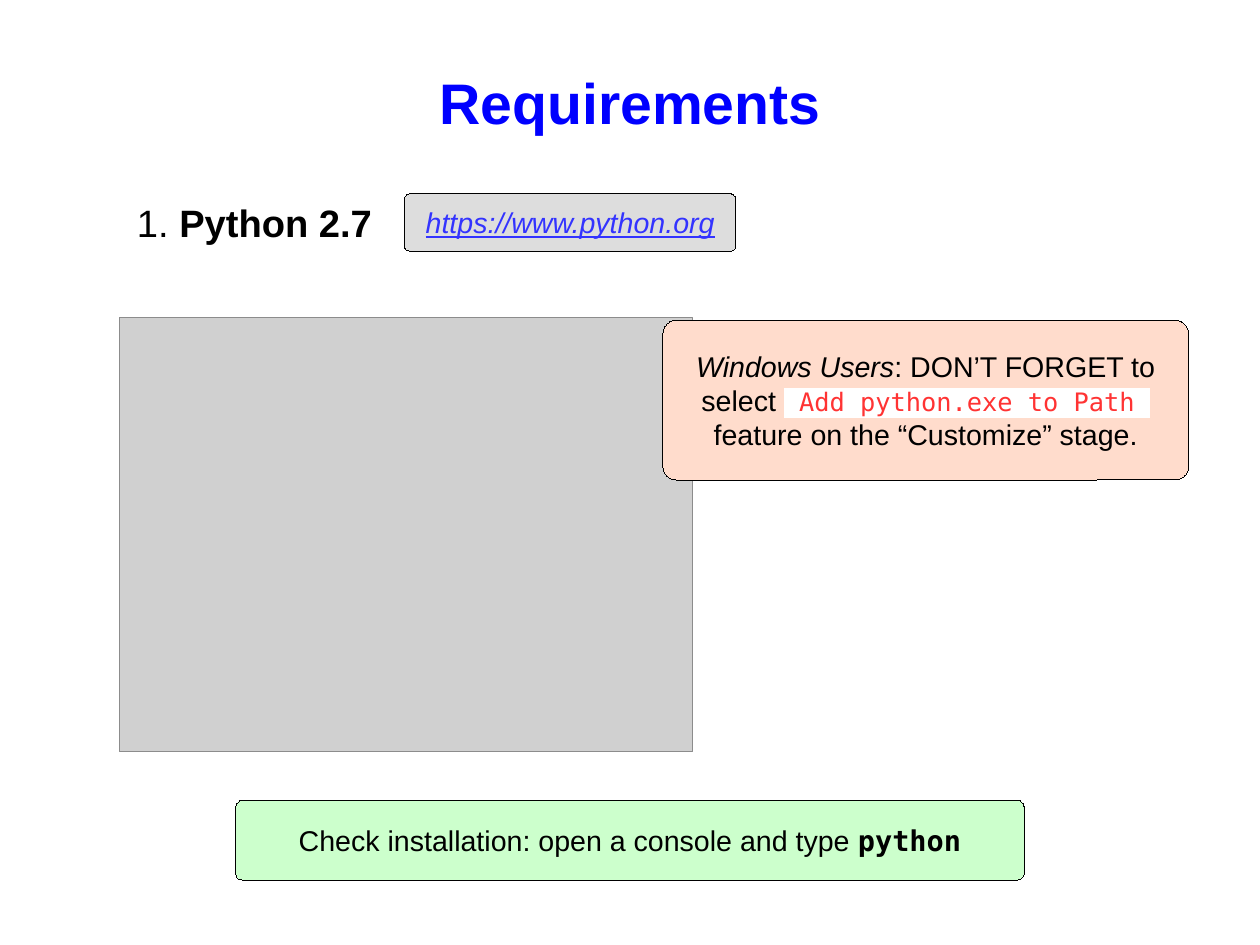
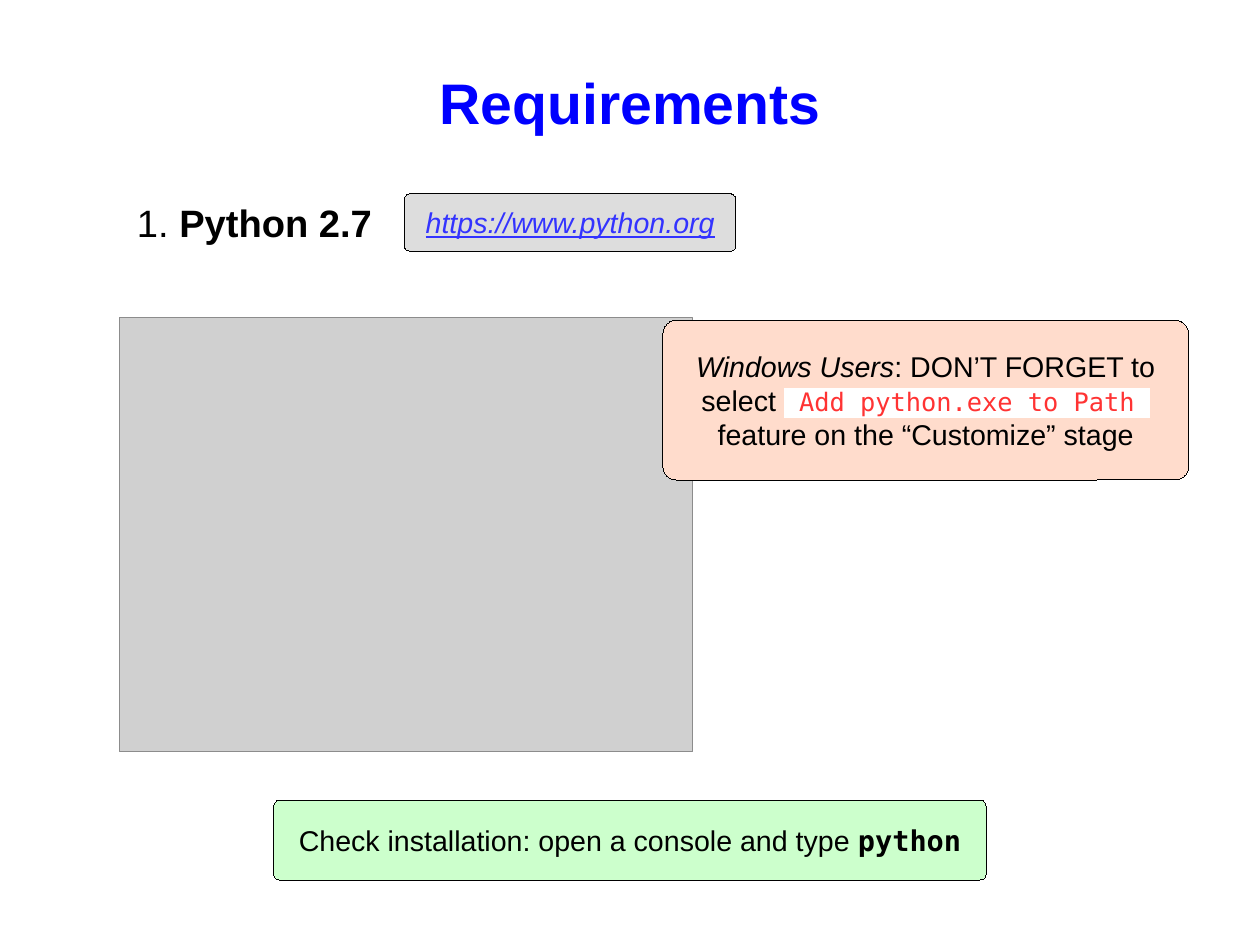
Before and after one commit to FPGAwars/workshops, a slide deck: slide 6 of 2016-11-05-OSHWDem16/presentation/slides.odp. Drawn at 1260x945 pixels with LibreOffice and Linux fonts; fonts in the diff are those of the drawing; grey boxes stand for pictures. Boxes give left, top, right and bottom in pixels: in the first picture for what was removed or moved away, otherwise in the second. Text is boxed around its words. In the diff, an @@ line names an element or a change of style, - is before the commit and + after.

```diff
--- a/2016-11-05-OSHWDem16/presentation/slides.odp
+++ b/2016-11-05-OSHWDem16/presentation/slides.odp
@@ text in rounded rectangle at (718,424,1134,451): text changed @@
-feature on the “Customize” stage.
+feature on the “Customize” stage
@@ rounded rectangle "Check installation: open a console ...": place and size @@
-rounded rectangle "Check installation: open a console ..." at (236,800,1024,880)
+rounded rectangle "Check installation: open a console ..." at (273,800,987,880)
```
Also in this commit, not shown: 14 other slides changed, 1 slide added, 1 other file.
